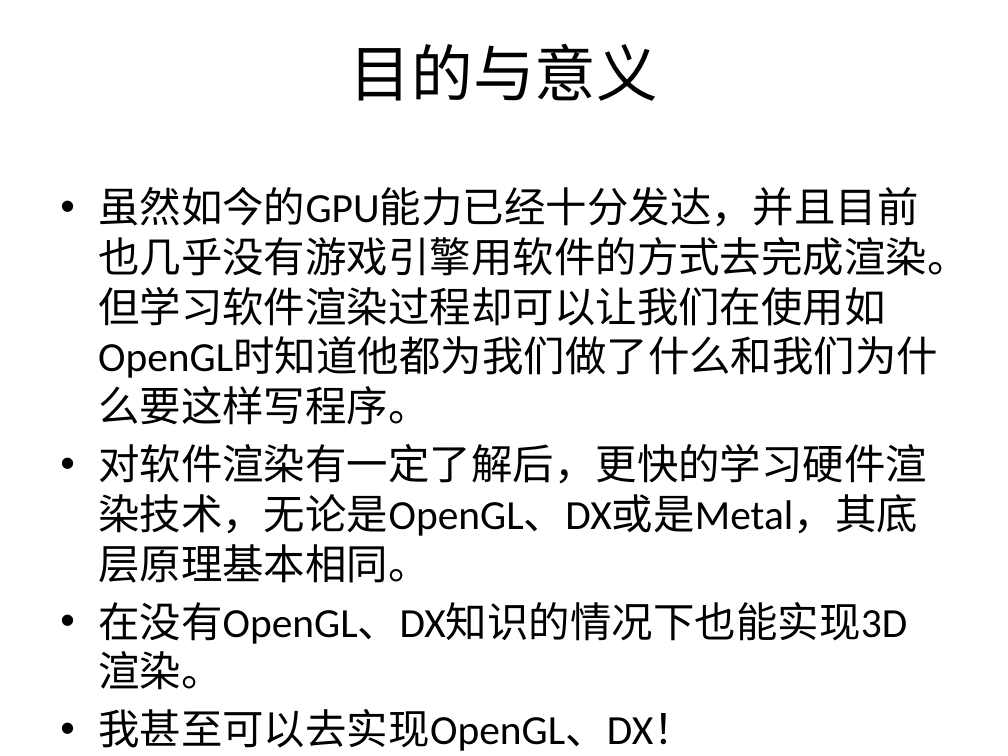
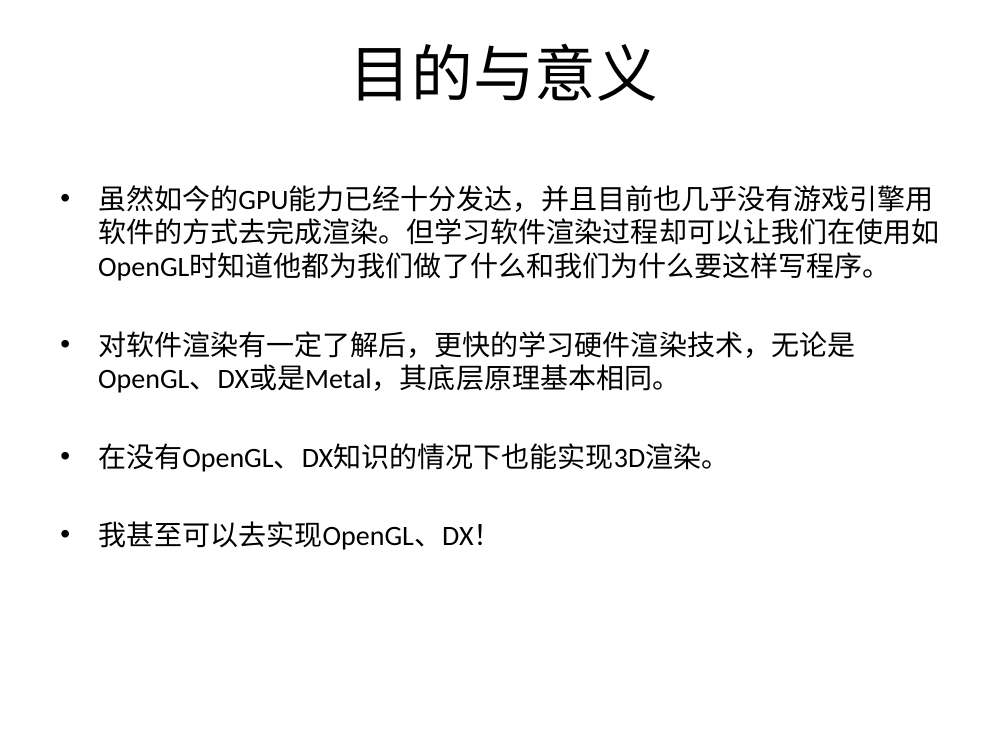
Before and after one commit to SeventhMage/MagicX, a slide deck: slide 4 of SoftEngine/doc/SoftwareRender.pptx. Drawn at 1008x756 pixels with LibreOffice and Linux fonts; fonts in the diff are those of the drawing; background and template pictures are left out. Boxes give left, top, right and bottom in pixels: in the first picture for what was removed or moved away, otherwise in the second. Text is boxed around its words. In the diff, an @@ line names an element or a change of style, - is before the commit and + after.

```diff
--- a/SoftEngine/doc/SoftwareRender.pptx
+++ b/SoftEngine/doc/SoftwareRender.pptx
@@ text "虽然如今的GPU能力已经十分发达，并且目前也几乎没有游戏引擎用软件的方式去完成渲染。但学习软件渲染过程却可以让我们在使用 ..." at [98, 185, 939, 550]: size 29.6 to 20 pt; less space between paragraphs @@
```
Also in this commit, not shown: 5 other slides changed, 7 other files.
